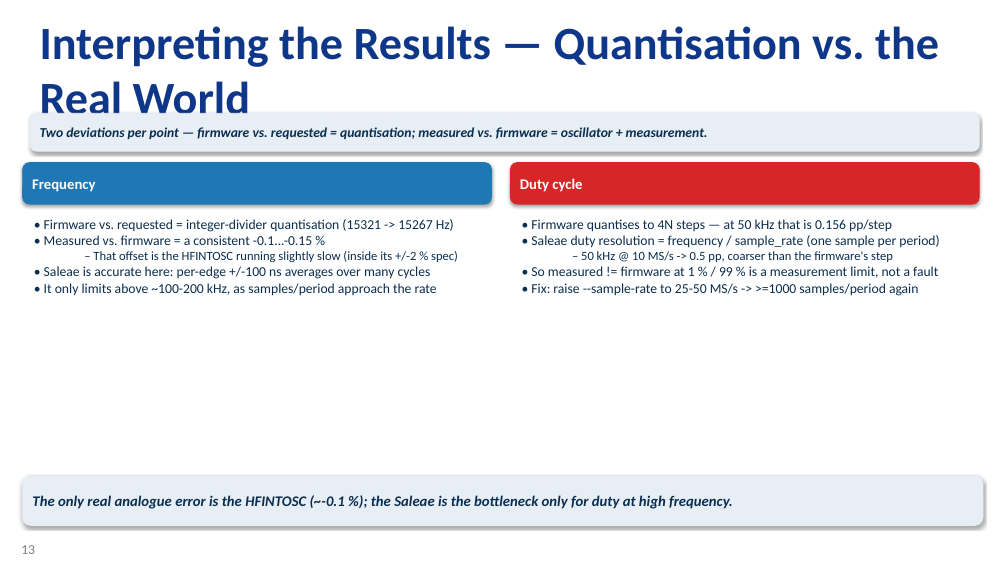
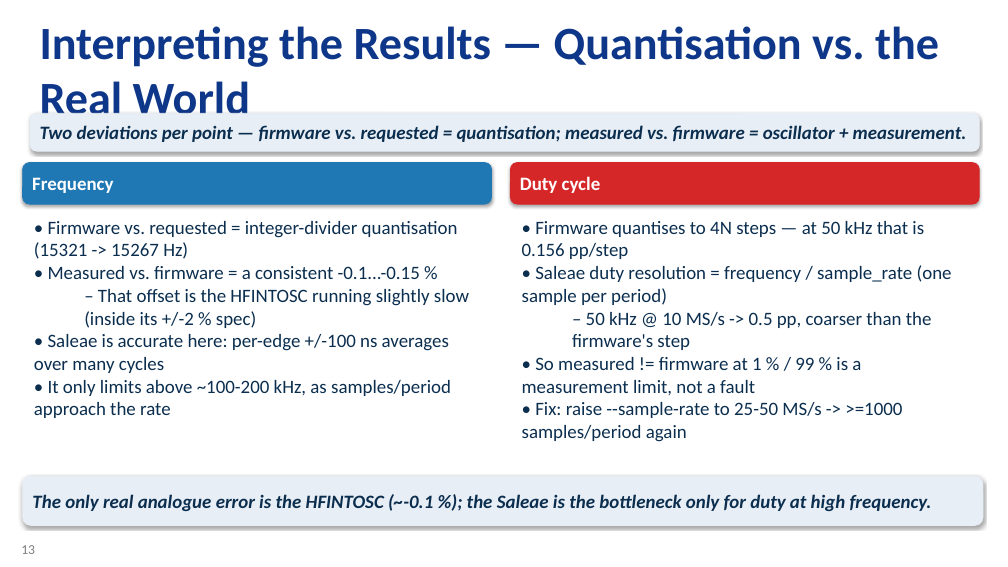
Before and after one commit to zabooh/Loop, a slide deck: slide 13 of loop_automation.pptx. Drawn at 1008x567 pixels with LibreOffice and Linux fonts; fonts in the diff are those of the drawing; background and template pictures are left out. Boxes give left, top, right and bottom in pixels: in the first picture for what was removed or moved away, otherwise in the second. Text is boxed around its words. In the diff, an @@ line names an element or a change of style, - is before the commit and + after.

```diff
--- a/loop_automation.pptx
+++ b/loop_automation.pptx
@@ rounded rectangle "Two deviations per point — ..." at <box>30,113,979,151</box>: size 13 to 18 pt @@
@@ text "• Firmware vs. requested = ..." at <box>34,221,469,418</box>: size 13 to 18 pt in "• Firmware vs. requested = integer-divider quantisation ...", "• Measured vs. firmware = a consistent ...", "• Saleae is accurate here: per-edge +/-100 ...", "• It only limits above ~100-200 kHz, ..."; size 12 to 18 pt in "– That offset is the HFINTOSC running ..." @@
@@ text "• Firmware quantises to 4N ..." at <box>522,221,952,442</box>: size 13 to 18 pt in "• Firmware quantises to 4N steps — ...", "• Saleae duty resolution = frequency / ...", "• So measured != firmware at 1 ...", "• Fix: raise --sample-rate to 25-50 MS/s ..."; size 12 to 18 pt in "– 50 kHz @ 10 MS/s -> ..." @@
@@ size 14 to 18 pt in 3 elements at <box>23,163,492,204</box>, <box>510,163,979,204</box>, <box>23,476,983,526</box> @@
```
Also in this commit, not shown: 13 other slides changed, 5 slides added, 3 other files.
